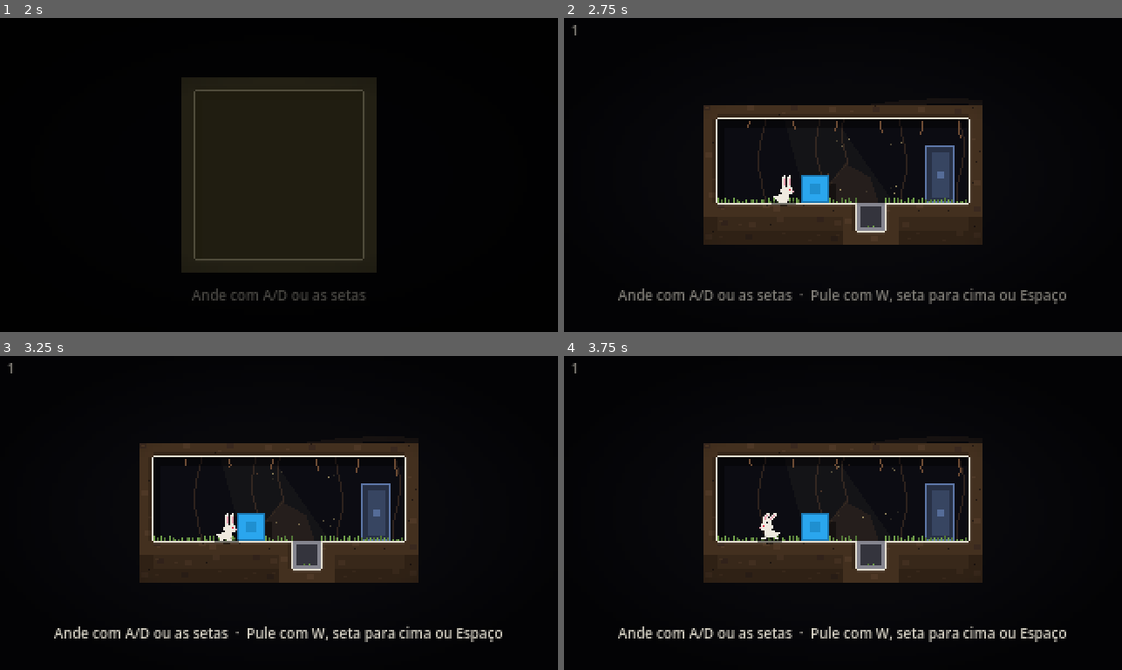
Above: before the commit, frames 1-4 (two rows, left to right).
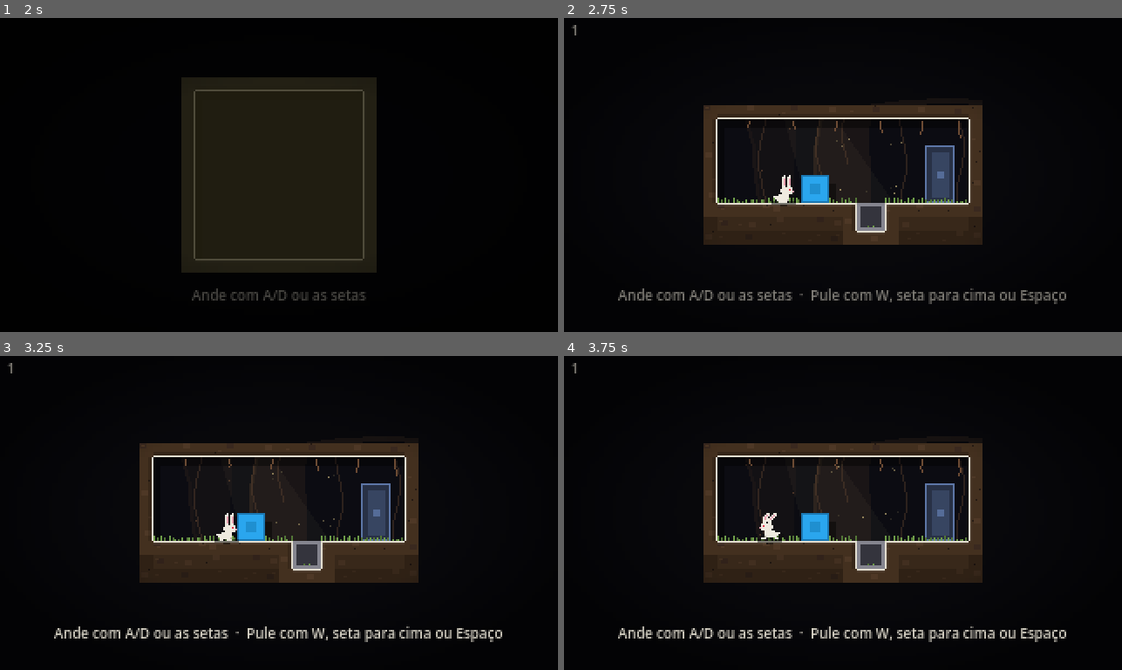
Above: after the commit, the same moments.

Repository: victobonetti/FREE
Game: Godot game, scene res://scenes/main.tscn
Two runs of this game, one before a commit and one after it. Both use one fixed random seed, a clock stepped at 60 frames per second and the inputs below.
Inputs (mouse positions are in pixels of both pictures, inside the frame that each line leads up to):
- Up to frame 1 (2 s): tap Enter (start) at 0.5 s; move the mouse to (401, 159) at 0.52 s; hold D (move_right) 0.53-1.25 s; tap L (my_levels) at 0.6 s; click (401, 159) at 0.67 s; tap Space (jump) at 0.77 s; drag from (167, 190) to (251, 237) at 1.27 s
- Up to frame 2 (2.75 s): move the mouse to (898, 105) at 2.02 s; hold D (move_right) from 2.03 s (still down); tap Page Up (prev_room) at 2.1 s
- Up to frame 3 (3.25 s): release D (move_right) at 2.75 s; drag from (251, 575) to (111, 465) at 2.77 s
- Up to frame 4 (3.75 s): tap Enter (start) at 3.5, 3.6 s; move the mouse to (1010, 560) at 3.52 s; hold A (move_left) from 3.53 s (still down)

Frame 1 is identical in both runs. In frame 2, less than 0.1% of the frame differs, in the area x 35-48%, y 35-50%; in frame 3, less than 0.1%; in frame 4, less than 0.1%, in the area x 32-52%, y 34-58%.

Commit message:
Fundo: o mundo lá fora fica em pé na tela e o fundo pintado gira com a sala (D86)
As silhuetas distantes pulavam e se deformavam no giro e pareciam espinhos. Agora
são colunas largas, em duas profundidades, desenhadas na tela e recortadas pela
sala; o fundo do meio é pintado na fase como foi desenhada e gira junto.

Co-Authored-By: Claude Opus 5.5 <noreply@anthropic.com>
Claude-Session: https://claude.ai/code/session_01UUHK2L34Y5k1sZ9bGVAo6W

Diff:
--- a/scripts/room.gd
+++ b/scripts/room.gd
@@ -40,8 +40,8 @@
 # fundo, o miolo das paredes é mais escuro, e o fundo anda mais devagar que a sala (paralaxe).
 const SHADOW_OFF := Vector2(4, 5)
 const C_SHADOW := Color(0, 0, 0, 0.42)
-const PARALLAX := 0.2
-const PARALLAX_FAR := 0.45     # a camada mais distante (silhuetas grandes) anda ainda mais devagar
+const PARALLAX := 0.2          # o fundo pintado na sala anda um pouco mais devagar que ela
+const FAR_K := [0.18, 0.32]    # o mundo lá fora (duas profundidades): anda bem mais devagar e não gira
 const ROT_COOLDOWN := 134    # espera extra depois do giro: com a animação, 2,5 s (150 quadros)
 const DEFAULT_RELOAD := 2.5   # s: recarga do giro e tempo do limitador, se a fase não disser outro
 const ROT_BUFFER := 6        # apertar até 6 quadros antes do fim da recarga ainda vale
@@ -248,7 +248,12 @@
 var fan_gain := 0.0      # 0 a 1: o quanto há ventilador perto do coelho (som)
 var belt_gain := 0.0     # idem para esteiras
 var _base := Transform2D()
-var _bg_shift := Vector2.ZERO  # deslocamento do fundo (paralaxe), em px da sala
+var _bg_shift := Vector2.ZERO  # deslocamento do fundo (paralaxe), em px da fase como foi desenhada
+var _bw := 0.0                 # largura e altura da fase como foi desenhada (o fundo é pintado nela)
+var _bh := 0.0
+var _world_off := Vector2.ZERO # quanto a câmera andou, na tela, desde o início (o mundo lá fora rola com isto)
+var _prev_cam := Vector2.ZERO
+var _bg_cam := Vector2.ZERO    # a câmera, em px da fase como foi desenhada
 var sway_frame := -1000        # quadro em que as coisas penduradas começam a balançar (depois de um giro)
 var sway_dir := 0              # sentido do último giro
 var _fx_live := false          # falso durante o reset (o giro de start_rot não solta poeira)
@@ -1644,6 +1649,7 @@
 	rabbit.pos = _rot_rect(rabbit.rect, dir).position
 	rabbit.on_rotate()
 	cam = _rot_point(cam, dir)
+	_prev_cam = _rot_point(_prev_cam, dir)
 	look = Vector2.ZERO   # depois do giro, a vista volta para o coelho
 	for p in particles:
 		p["pos"] = _rot_point(p["pos"], dir)
@@ -3151,12 +3157,15 @@
 
 	draw_rect(room_rect, C_BG)
 	if theme != "":
-		_bg_shift = (cam - Vector2(pw, ph) / 2.0) * PARALLAX_FAR
-		draw_set_transform_matrix(base * Transform2D(0.0, _bg_shift.round()))
-		_draw_far_layer()
-	_bg_shift = (cam - Vector2(pw, ph) / 2.0) * PARALLAX
-	if theme != "":
-		draw_set_transform_matrix(base * Transform2D(0.0, _bg_shift.round()))
+		_draw_world_far(base)
+		# o fundo do meio é pintado na fase como foi desenhada e gira junto com ela (não pula no giro)
+		var to := _orig_xform()
+		var cam_o := to.affine_inverse() * cam
+		_bw = float(pw if orientation % 2 == 0 else ph)
+		_bh = float(ph if orientation % 2 == 0 else pw)
+		_bg_shift = (cam_o - Vector2(_bw, _bh) / 2.0) * PARALLAX
+		draw_set_transform_matrix(base * to * Transform2D(0.0, _bg_shift.round()))
+		_bg_cam = cam_o
 	if theme == "industrial":
 		_draw_industrial_back()
 	elif theme == "transicao":
@@ -3164,6 +3173,7 @@
 	elif SUBSOIL.has(theme):
 		_draw_subsoil_back()
 	draw_set_transform_matrix(base)
+	_draw_ambient_motion()
 	_draw_cast_shadows()
 
 	# compartimentos (fundo)
@@ -3618,10 +3628,10 @@
 ## Fundo do tema industrial: dutos e tubulações apagadas atrás de tudo, e manchas de luz âmbar.
 ## Só o que está na tela, com contraste baixo para não atrapalhar a leitura das plataformas.
 func _draw_industrial_back() -> void:
-	var half := VIEW / 2.0 + Vector2(24, 24)
-	var bc := cam - _bg_shift   # o fundo está deslocado (paralaxe)
+	var half := Vector2(VIEW.x, VIEW.x) / 2.0 + Vector2(24, 24)   # quadrado: a fase pode estar girada
+	var bc := _bg_cam - _bg_shift   # o fundo está deslocado (paralaxe)
 	var lo := (-_bg_shift).max(Vector2.ZERO)
-	var hi := Vector2(pw, ph) - _bg_shift.max(Vector2.ZERO)
+	var hi := Vector2(_bw, _bh) - _bg_shift.max(Vector2.ZERO)
 	var x0 := maxi(int(bc.x - half.x), int(lo.x))
 	var x1 := mini(int(bc.x + half.x), int(hi.x))
 	var y0 := maxi(int(bc.y - half.y), int(lo.y))
@@ -3769,10 +3779,10 @@
 ## (logo abaixo do buraco), estalactites ao longe e brilhos, veios de água, montes de nozes.
 ## Contraste baixo, só o que está na tela.
 func _draw_subsoil_back() -> void:
-	var half := VIEW / 2.0 + Vector2(24, 24)
-	var bc := cam - _bg_shift   # o fundo está deslocado (paralaxe)
+	var half := Vector2(VIEW.x, VIEW.x) / 2.0 + Vector2(24, 24)   # quadrado: a fase pode estar girada
+	var bc := _bg_cam - _bg_shift   # o fundo está deslocado (paralaxe)
 	var lo := (-_bg_shift).max(Vector2.ZERO)
-	var hi := Vector2(pw, ph) - _bg_shift.max(Vector2.ZERO)
+	var hi := Vector2(_bw, _bh) - _bg_shift.max(Vector2.ZERO)
 	var x0 := maxi(int(bc.x - half.x), int(lo.x))
 	var x1 := mini(int(bc.x + half.x), int(hi.x))
 	var y0 := maxi(int(bc.y - half.y), int(lo.y))
@@ -3784,7 +3794,7 @@
 	for k in range(k0, y1 / 64 + 2):
 		var by := k * 64 + absi(k * 7919) % 24
 		var xx := x0 - x0 % 8
-		while xx < x1 and by < ph - 12:
+		while xx < x1 and by < _bh - 12:
 			var wy := by + roundf(sin(xx * 0.035 + k * 1.7) * 4.0)
 			draw_rect(Rect2(xx, wy, mini(8, x1 - xx), 3), band)
 			xx += 8
@@ -3796,20 +3806,20 @@
 			if hh % 4 != 0:
 				continue
 			var p := Vector2(gx * 40 + hh % 32, gy * 40 + (hh >> 5) % 32)
-			if p.x > pw - 12 or p.y > ph - 8:
+			if p.x > _bw - 12 or p.y > _bh - 8:
 				continue
 			draw_rect(Rect2(p, Vector2(4 + hh % 3, 2)), Color(pal[2], 0.25))
 	match theme:
 		"raizes":
 			# o buraco lá em cima: um feixe de luz quente, bem fraco
-			var lx := pw * 0.35
-			draw_colored_polygon(PackedVector2Array([Vector2(lx - 12, 0), Vector2(lx + 14, 0), Vector2(lx + 70, ph), Vector2(lx + 10, ph)]), Color(1.0, 0.92, 0.66, 0.035))
+			var lx := _bw * 0.35
+			draw_colored_polygon(PackedVector2Array([Vector2(lx - 12, 0), Vector2(lx + 14, 0), Vector2(lx + 70, _bh), Vector2(lx + 10, _bh)]), Color(1.0, 0.92, 0.66, 0.035))
 			for i in range(int(x0 / 26), int(x1 / 26) + 1):
 				var hh := absi(i * 2654435761)
 				var rx := i * 26 + hh % 18
-				if rx < 10 or rx > pw - 12:
+				if rx < 10 or rx > _bw - 12:
 					continue
-				var depth := mini(30 + hh % 90, ph - 16)
+				var depth := mini(30 + hh % 90, int(_bh) - 16)
 				for yy in range(0, mini(depth, y1), 2):
 					if yy < y0:
 						continue
@@ -3817,42 +3827,26 @@
 			# poeira dourada flutuando no feixe
 			for i in 16:
 				var mx := lx - 6.0 + float((i * 37) % 64) + sin(frame * 0.012 + i) * 6.0 + float(i % 5) * 4.0
-				var my := fposmod(float(i * 53) - frame * 0.12, float(ph))
+				var my := fposmod(float(i * 53) - frame * 0.12, float(_bh))
 				if my > y0 and my < y1:
 					draw_rect(Rect2(mx + my * 0.25, my, 1, 1), Color(1.0, 0.9, 0.6, 0.30 + 0.2 * sin(frame * 0.05 + i)))
-			# torrões caindo do buraco
-			for i in 3:
-				var tt := float((frame + i * 97) % 240) / 240.0
-				draw_rect(Rect2(lx + 8 + i * 9 + sin(tt * 6.0 + i) * 3.0, tt * ph, 1, 1), Color(C_ROOT, 0.6))
 		"caverna":
-			# esporos subindo devagar, com um brilho fraco
-			for i in 14:
-				var sp := Vector2(fposmod(float(i * 71) + sin(frame * 0.01 + i) * 10.0, float(pw)), fposmod(float(i * 97) - frame * 0.18, float(ph)))
-				if sp.x > x0 and sp.x < x1 and sp.y > y0 and sp.y < y1:
-					var scol: Color = C_SHROOM[i % 2]
-					draw_circle(sp, 2.5, Color(scol, 0.07))
-					draw_rect(Rect2(sp.round(), Vector2(1, 1)), Color(scol, 0.6))
 			for i in range(int(x0 / 30), int(x1 / 30) + 1):
 				var hh := absi(i * 40503 ^ 77)
 				var sx := float(i * 30 + hh % 20)
 				var ln := 10.0 + float(hh % 24)
 				draw_colored_polygon(PackedVector2Array([Vector2(sx - 4, 0), Vector2(sx + 4, 0), Vector2(sx, ln)]), Color(pal[2], 0.35))
-				var gpos := Vector2(sx + 7, 30 + (hh >> 3) % maxi(ph - 40, 1))
+				var gpos := Vector2(sx + 7, 30 + (hh >> 3) % maxi(int(_bh) - 40, 1))
 				if gpos.y > y0 and gpos.y < y1 and (frame / 20 + hh) % 9 == 0:
 					draw_rect(Rect2(gpos, Vector2(1, 1)), Color(C_CRYSTAL, 0.6))
 		"aquifero":
-			for i in range(int(x0 / 34), int(x1 / 34) + 1):
-				var hh := absi(i * 92821)
-				var vx := i * 34 + hh % 20
-				draw_rect(Rect2(vx, y0, 1, y1 - y0), Color(C_DRIP, 0.05))
-				var tt := (frame * 2 + hh) % maxi(ph, 1)
-				draw_rect(Rect2(vx, tt, 1, 3), Color(C_DRIP, 0.25))
+			pass   # os veios de água escorrem para baixo da tela: estão em _draw_ambient_motion
 		"despensa":
 			for i in range(int(x0 / 22), int(x1 / 22) + 1):
 				var hh := absi(i * 31337)
 				var nx := float(i * 22 + hh % 12)
 				for j in 3 + hh % 3:
-					var q := Vector2(nx + j * 4 - (j / 3) * 8, ph - 10 - (j / 3) * 4)
+					var q := Vector2(nx + j * 4 - (j / 3) * 8, _bh - 10 - (j / 3) * 4)
 					draw_circle(q, 2.5, Color(C_NUT_DECOR, 0.18))
 
 
@@ -3985,59 +3979,158 @@
 
 # ---------------------------------------------------------------- profundidade (D84)
 
-## A camada mais distante: silhuetas grandes e escuras (rochas e colunas no subsolo, vigas e
-## treliças na fábrica), quase da cor do fundo. Anda mais devagar que tudo (PARALLAX_FAR).
-func _draw_far_layer() -> void:
-	var half := VIEW / 2.0 + Vector2(24, 24)
-	var bc := cam - _bg_shift
-	var lo := (-_bg_shift).max(Vector2.ZERO) + Vector2(8, 8)
-	var hi := Vector2(pw, ph) - _bg_shift.max(Vector2.ZERO) - Vector2(8, 8)
-	var x0 := maxf(bc.x - half.x, lo.x)
-	var x1 := minf(bc.x + half.x, hi.x)
-	if x1 <= x0:
-		return
-	var metal := theme == "industrial" or (theme == "transicao" and _metal_frac(bc) > 0.6)
-	if metal:
-		var beam := Color(C_STEEL_LIGHT, 0.07)
-		for k in range(maxi(int((bc.y - half.y) / 96.0) - 1, 0), int((bc.y + half.y) / 96.0) + 2):
-			var by := k * 96 + 40
-			if by < lo.y or by > hi.y - 6:
-				continue
-			draw_rect(Rect2(x0, by, x1 - x0, 4), beam)
-			draw_rect(Rect2(x0, by + 18, x1 - x0, 2), beam)
-			var bx := floorf(x0 / 24.0) * 24.0
-			while bx < x1 - 24.0:
-				if bx >= x0:
-					draw_line(Vector2(bx, by + 4), Vector2(bx + 24, by + 18), beam, 1.0)
-					draw_line(Vector2(bx, by + 18), Vector2(bx + 24, by + 4), beam, 1.0)
-				bx += 24.0
-		return
-	var pal: Array = C_SOIL[soil if soil != "" else "caverna"]
-	var mass := Color(pal[0], 0.38)
-	var rim := Color(pal[2], 0.28)
-	var room_h := hi.y - lo.y
-	for i in range(int(x0 / 56.0) - 1, int(x1 / 56.0) + 2):
-		var hh := absi(i * 2246822519)
-		var cx := float(i * 56 + hh % 30)
-		var wdt := 16.0 + float(hh % 18)
-		if cx - wdt < lo.x or cx + wdt > hi.x:
-			continue
-		# coluna de rocha subindo do chão (ou estalagmite), com a borda de cima à esquerda iluminada
-		var ht := minf(30.0 + float((hh >> 5) % 70), room_h * 0.6)
-		var base_y := hi.y
-		var pts := PackedVector2Array([Vector2(cx - wdt, base_y), Vector2(cx - wdt * 0.6, base_y - ht * 0.7),
-			Vector2(cx - wdt * 0.15, base_y - ht), Vector2(cx + wdt * 0.5, base_y - ht * 0.8), Vector2(cx + wdt, base_y)])
-		draw_colored_polygon(pts, mass)
-		draw_line(pts[0], pts[1], rim, 1.0)
-		draw_line(pts[1], pts[2], rim, 1.0)
-		# do teto, uma estalactite grande de vez em quando
-		if hh % 3 == 0:
-			var tl := minf(16.0 + float((hh >> 9) % 40), room_h * 0.3)
-			draw_colored_polygon(PackedVector2Array([Vector2(cx + 10, lo.y), Vector2(cx + 24, lo.y), Vector2(cx + 16, lo.y + tl)]), mass)
-
-
 func _solid_at(c: int, r: int) -> bool:
 	return c >= 0 and r >= 0 and c < gw and r < gh and tiles[r * gw + c] != 0
+
+
+## Da fase como foi desenhada para a sala de agora (depois dos giros). O fundo do meio é pintado
+## nas coordenadas da fase como foi desenhada e desenhado com esta transformação: gira junto com a
+## sala, como as paredes, em vez de ser recalculado (e pular) a cada giro.
+func _orig_xform() -> Transform2D:
+	match posmod(orientation, 4):
+		1:
+			return Transform2D(Vector2(0, 1), Vector2(-1, 0), Vector2(pw, 0))
+		2:
+			return Transform2D(Vector2(-1, 0), Vector2(0, -1), Vector2(pw, ph))
+		3:
+			return Transform2D(Vector2(0, -1), Vector2(1, 0), Vector2(0, ph))
+	return Transform2D.IDENTITY
+
+
+## O mundo lá fora: colunas de rocha largas (subsoil) ou colunas e treliças de aço (fábrica), bem ao
+## fundo, SEMPRE EM PÉ NA TELA: não giram com a sala (no giro, a sala gira na frente delas). Rolam
+## com o quanto a câmera andou na tela (`_world_off`, contínuo também no giro), em duas
+## profundidades. Recortadas pelo retângulo da sala (só aparecem lá dentro).
+func _draw_world_far(base: Transform2D) -> void:
+	var d := cam - _prev_cam
+	if d.length() < 64.0:   # trocou de sala ou recomeçou: não arrasta o mundo
+		_world_off += d.rotated(view_angle)
+	_prev_cam = cam
+	var corners := PackedVector2Array([base * Vector2(0, 0), base * Vector2(pw, 0), base * Vector2(pw, ph), base * Vector2(0, ph)])
+	var half := VIEW / 2.0 + Vector2(40, 40)
+	var mf := 0.0
+	if theme == "industrial":
+		mf = 1.0
+	elif theme == "transicao":
+		mf = _metal_frac(cam)
+	for layer in 2:
+		var k: float = FAR_K[layer]
+		var off := (_world_off * k).round()
+		var room := PackedVector2Array()
+		for cpt in corners:
+			room.append(cpt + off)
+		draw_set_transform_matrix(Transform2D(0.0, -off))
+		var vx0 := off.x - half.x
+		var vx1 := off.x + half.x
+		var vy0 := off.y - half.y
+		var vy1 := off.y + half.y
+		var dim := 0.55 if layer == 0 else 1.0
+		if mf < 1.0:
+			_far_rock_columns(room, vx0, vx1, vy0, vy1, layer, dim * (1.0 - mf))
+		if mf > 0.0:
+			_far_steel(room, vx0, vx1, vy0, vy1, layer, dim * mf)
+	draw_set_transform_matrix(base)
+
+
+## Desenha `pts` só dentro do retângulo da sala (`room`, já no espaço do mundo lá fora).
+func _far_poly(pts: PackedVector2Array, room: PackedVector2Array, col: Color) -> void:
+	for piece in Geometry2D.intersect_polygons(pts, room):
+		if piece.size() >= 3:
+			draw_colored_polygon(piece, col)
+
+
+## Colunas de rocha que atravessam a tela de cima a baixo, de bordas onduladas: sem pontas.
+func _far_rock_columns(room: PackedVector2Array, vx0: float, vx1: float, vy0: float, vy1: float, layer: int, a: float) -> void:
+	var pal: Array = C_SOIL[soil if soil != "" else "caverna"]
+	var spacing := 70.0 if layer == 0 else 96.0
+	var mass := Color(pal[0], 0.30 * a)
+	var rim := Color(pal[2], 0.22 * a)
+	for i in range(int(floor(vx0 / spacing)) - 1, int(ceil(vx1 / spacing)) + 1):
+		var hh := absi((i + layer * 7919) * 2246822519)
+		if hh % 3 == 0:
+			continue
+		var cx := i * spacing + float(hh % 30)
+		var wdt := (10.0 if layer == 0 else 16.0) + float(hh % 14)
+		var left := PackedVector2Array()
+		var right := PackedVector2Array()
+		var y := floorf(vy0 / 16.0) * 16.0 - 16.0
+		while y <= vy1 + 16.0:
+			var wob := sin(y * 0.035 + float(hh % 11)) * 4.0 + sin(y * 0.11 + float(hh % 5)) * 1.5
+			var narrow := 0.75 + 0.25 * sin(y * 0.018 + float(hh % 7))
+			left.append(Vector2(cx - wdt * narrow + wob, y))
+			right.append(Vector2(cx + wdt * narrow + wob * 0.6, y))
+			y += 16.0
+		right.reverse()
+		var poly := left.duplicate()
+		poly.append_array(right)
+		_far_poly(poly, room, mass)
+		# a borda da esquerda pega a luz: uma faixa estreita mais clara
+		var lit := PackedVector2Array()
+		for q in left:
+			lit.append(q)
+		for idx in range(left.size() - 1, -1, -1):
+			lit.append(left[idx] + Vector2(2, 0))
+		_far_poly(lit, room, rim)
+
+
+## Colunas de aço e treliças horizontais, ao fundo da fábrica.
+func _far_steel(room: PackedVector2Array, vx0: float, vx1: float, vy0: float, vy1: float, layer: int, a: float) -> void:
+	var beam := Color(C_STEEL_LIGHT, (0.05 if layer == 0 else 0.08) * a)
+	var spacing := 110.0 if layer == 0 else 150.0
+	for i in range(int(floor(vx0 / spacing)) - 1, int(ceil(vx1 / spacing)) + 1):
+		var cx := i * spacing + float(absi(i * 40503) % 40)
+		var w := 6.0 if layer == 0 else 9.0
+		_far_poly(PackedVector2Array([Vector2(cx, vy0 - 10), Vector2(cx + w, vy0 - 10), Vector2(cx + w, vy1 + 10), Vector2(cx, vy1 + 10)]), room, beam)
+	var rs := 90.0 if layer == 0 else 120.0
+	for j in range(int(floor(vy0 / rs)) - 1, int(ceil(vy1 / rs)) + 1):
+		var by := j * rs + 30.0
+		_far_poly(PackedVector2Array([Vector2(vx0 - 10, by), Vector2(vx1 + 10, by), Vector2(vx1 + 10, by + 3), Vector2(vx0 - 10, by + 3)]), room, beam)
+		_far_poly(PackedVector2Array([Vector2(vx0 - 10, by + 16), Vector2(vx1 + 10, by + 16), Vector2(vx1 + 10, by + 18), Vector2(vx0 - 10, by + 18)]), room, beam)
+		var bx := floorf(vx0 / 24.0) * 24.0
+		while bx < vx1:
+			for seg in [[Vector2(bx, by + 3), Vector2(bx + 24, by + 16)], [Vector2(bx, by + 16), Vector2(bx + 24, by + 3)]]:
+				var p0: Vector2 = seg[0]
+				var p1: Vector2 = seg[1]
+				var nn := (p1 - p0).orthogonal().normalized() * 0.5
+				_far_poly(PackedVector2Array([p0 - nn, p1 - nn, p1 + nn, p0 + nn]), room, beam)
+			bx += 24.0
+
+
+## O que se move no fundo segue a gravidade de agora (para baixo da tela), não a fase como foi
+## desenhada: torrões caindo (raízes), veios e pingos escorrendo (lençol d'água), esporos subindo
+## (caverna). Em px da sala atual.
+func _draw_ambient_motion() -> void:
+	if soil == "":
+		return
+	var half := VIEW / 2.0 + Vector2(16, 16)
+	var x0 := maxf(cam.x - half.x, 8.0)
+	var x1 := minf(cam.x + half.x, pw - 8.0)
+	var y0 := maxf(cam.y - half.y, 8.0)
+	var y1 := minf(cam.y + half.y, ph - 8.0)
+	match soil:
+		"raizes", "despensa":
+			for i in 4:
+				var tt := float((frame + i * 97) % 260) / 260.0
+				var fx := fposmod(float(i * 131 + 40), maxf(pw - 16.0, 1.0)) + 8.0 + sin(tt * 6.0 + i) * 3.0
+				var fy := 8.0 + tt * (ph - 16.0)
+				if fx > x0 and fx < x1 and fy > y0 and fy < y1:
+					draw_rect(Rect2(fx, fy, 1, 1), Color(C_ROOT, 0.6))
+		"aquifero":
+			for i in range(int(x0 / 34), int(x1 / 34) + 1):
+				var hh := absi(i * 92821)
+				var vx := float(i * 34 + hh % 20)
+				draw_rect(Rect2(vx, y0, 1, y1 - y0), Color(C_DRIP, 0.05))
+				var tt := 8.0 + fposmod(float(frame * 2 + hh), maxf(ph - 16.0, 1.0))
+				if tt > y0 and tt < y1:
+					draw_rect(Rect2(vx, tt, 1, 3), Color(C_DRIP, 0.25))
+		"caverna":
+			for i in 14:
+				var sp := Vector2(8.0 + fposmod(float(i * 71) + sin(frame * 0.01 + i) * 10.0, maxf(pw - 16.0, 1.0)),
+					8.0 + fposmod(float(i * 97) - frame * 0.18, maxf(ph - 16.0, 1.0)))
+				if sp.x > x0 and sp.x < x1 and sp.y > y0 and sp.y < y1:
+					var scol: Color = C_SHROOM[i % 2]
+					draw_circle(sp, 2.5, Color(scol, 0.07))
+					draw_rect(Rect2(sp.round(), Vector2(1, 1)), Color(scol, 0.6))
 
 
 ## Sombra das paredes no fundo: cada célula vazia escurece onde a parede de cima, da esquerda ou da
@@ -4180,10 +4273,10 @@
 
 ## Fundo da transição: as camadas de terra somem aos poucos e os canos da fábrica aparecem.
 func _draw_transition_back() -> void:
-	var half := VIEW / 2.0 + Vector2(24, 24)
-	var bc := cam - _bg_shift   # o fundo está deslocado (paralaxe)
+	var half := Vector2(VIEW.x, VIEW.x) / 2.0 + Vector2(24, 24)   # quadrado: a fase pode estar girada
+	var bc := _bg_cam - _bg_shift   # o fundo está deslocado (paralaxe)
 	var lo := (-_bg_shift).max(Vector2.ZERO)
-	var hi := Vector2(pw, ph) - _bg_shift.max(Vector2.ZERO)
+	var hi := Vector2(_bw, _bh) - _bg_shift.max(Vector2.ZERO)
 	var x0 := maxi(int(bc.x - half.x), int(lo.x))
 	var x1 := mini(int(bc.x + half.x), int(hi.x))
 	var y0 := maxi(int(bc.y - half.y), int(lo.y))
@@ -4197,11 +4290,11 @@
 		var py := k * 64 + 24 + absi(k * 2654435761) % 20
 		var xx := x0
 		while xx < x1:
-			var f := _metal_frac(Vector2(xx, by))
-			if by < ph - 12 and f < 0.85:
+			var f := clampf(float(xx) / _bw, 0.0, 1.0)
+			if by < _bh - 12 and f < 0.85:
 				draw_rect(Rect2(xx, by + roundf(sin(xx * 0.035 + k * 1.7) * 4.0), 8, 3), Color(pal[2], 0.22 * (1.0 - f)))
-			var fp := _metal_frac(Vector2(xx, py))
-			if py < ph - 12 and fp > 0.3:
+			var fp := clampf(float(xx) / _bw, 0.0, 1.0)
+			if py < _bh - 12 and fp > 0.3:
 				draw_rect(Rect2(xx, py, 8, 5), Color(C_STEEL_LIGHT, 0.16 * fp))
 				draw_rect(Rect2(xx, py, 8, 1), Color(C_STEEL_LIGHT, 0.22 * fp))
 			xx += 8
@@ -4209,9 +4302,9 @@
 	for i in range(int(x0 / 26), int(x1 / 26) + 1):
 		var hh := absi(i * 2654435761)
 		var rx := i * 26 + hh % 18
-		if rx < 10 or rx > pw - 12:
+		if rx < 10 or rx > _bw - 12:
 			continue
-		var f := _metal_frac(Vector2(rx, 40))
+		var f := clampf(float(rx) / _bw, 0.0, 1.0)
 		if f < 0.45:
 			for yy in range(maxi(y0, 0), mini(30 + hh % 70, y1), 2):
 				draw_rect(Rect2(rx + roundf(sin(yy * 0.12 + i) * 2.0), yy, 1, 2), Color(C_ROOT, 0.35 * (1.0 - f / 0.45)))
Not shown, changed: docs/DECISOES.md
Not shown, changed: docs/GDD.md
